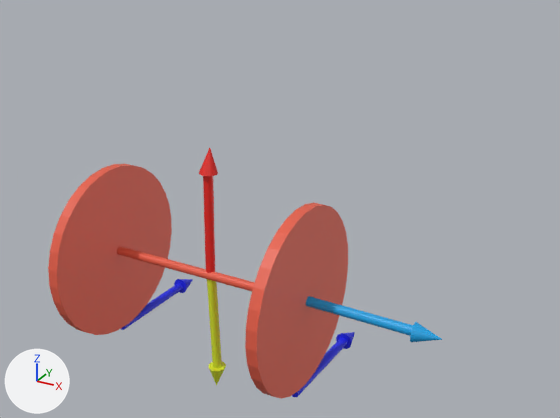
The glTF model public/ejeConVector.glb, before and after one commit.
Camera for both pictures: a 50 mm camera at (4.95, -10.29, 10.17) aimed at (-1.68, 1.77, 4.14). The lights are fixed; the arrows at lower left show +X, +Y and +Z. Where no turn or scale is listed for an object, it has been applied to the vertices.
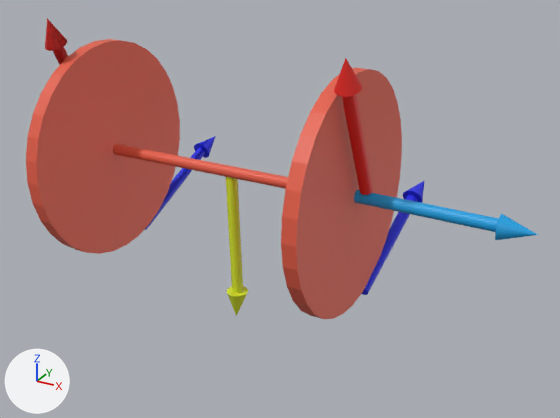
Where the change shows, as pixel boxes [x1, y1, x2, y2] in the pictures (560 x 418 px):
'Cylinder.001', moved: before [48, 164, 348, 399]; after [26, 39, 402, 319]
'Cylinder', moved: before [306, 296, 443, 342]; after [354, 190, 538, 240]
'Cylinder.002', moved: before [207, 279, 226, 385]; after [226, 177, 248, 316]
'Cylinder.011', added (red): after [334, 58, 373, 195]
'Cylinder.003', moved, turned: before [292, 332, 355, 397]; after [362, 181, 424, 295]
'Cylinder.004', moved, turned, rescaled: before [199, 148, 218, 273]; after [45, 18, 68, 63]
'Cylinder.005', moved, turned: before [121, 279, 193, 330]; after [145, 136, 216, 230]
'Cylinder.006', added: after [46, 19, 68, 65]
'Cylinder.007', added: after [161, 137, 214, 206]

Edits to the bpy script that builds the scene:
```text
Add mat_material_002:
    mat_material_002 = principled_material('Material.002')
    mat_material_002.base_color = (0.0131, 0.0198, 0.8)  # blue #1e26e7
Add mat_material_001:
    mat_material_001 = principled_material('Material.001')
    mat_material_001.base_color = (0.8, 0.0179, 0.0113)  # red #e7241c
Add me_cylinder_012:
    me_cylinder_012.from_pydata(...)  # 97 vertices, 186 faces; spans x -0.2..0.2, y -0.48..0.59, z -1.2..1.13
    me_cylinder_012.materials.append(mat_material_005)  # red #e7241c
Add me_cylinder_005:
    me_cylinder_005.from_pydata(...)  # 97 vertices, 186 faces; spans x -0.15..0.26, y -1.08..1.55, z -0.6..0.71
    me_cylinder_005.materials.append(mat_material_002)  # blue #1e26e7
Add me_cylinder_004:
    me_cylinder_004.from_pydata(...)  # 97 vertices, 186 faces; spans x -0.2..0.2, y -0.48..0.59, z -1.2..1.13
    me_cylinder_004.materials.append(mat_material_001)  # red #e7241c
Change ob_cylinder_001:
    ob_cylinder_001.location: (-3.6, 2.01, 2.09) -> (-1.91, 0.29, 5.38)
Change ob_cylinder:
    ob_cylinder.location: (-0.05, 2.02, 2.1) -> (1.64, 0.3, 5.39)
Change ob_cylinder_002:
    ob_cylinder_002.location: (-3.5, 2.05, 0.6) -> (-1.81, 0.33, 3.88)
Change ob_cylinder_004:
    ob_cylinder_004.location: (-3.58, 2.12, 3.55) -> (-4.75, -0.24, 6.76)
    ob_cylinder_004.rotation_euler: (-0.0487, -0.0156, 0.00888) -> (0.41, -0.0179, 0.00107)  # degrees (-2.8, -0.9, 0.5) -> degrees (23, -1, 0.1)
    ob_cylinder_004.scale: (1.04, 0.999, 1.16) -> (1.04, 0.975, 1.0)
Change ob_cylinder_005:
    ob_cylinder_005.location: (-6.17, 3.17, -0.02) -> (-4.48, 2.12, 3.93)
    ob_cylinder_005.rotation_euler: (-1.574, 0.00847, -0.0379) -> (-1.118, 0.0243, -0.0303)  # degrees (-90, 0.5, -2.2) -> degrees (-64, 1.4, -1.7)
Change ob_cylinder_003:
    ob_cylinder_003.location: (-1.25, 2.84, 0.0) -> (0.52, 1.86, 3.9)
    ob_cylinder_003.rotation_euler: (-1.574, 0.00847, -0.0379) -> (-1.118, 0.0243, -0.0303)  # degrees (-90, 0.5, -2.2) -> degrees (-64, 1.4, -1.7)
Add ob_cylinder_011:
    ob_cylinder_011 = bpy.data.objects.new('Cylinder.011', me_cylinder_012)
    ob_cylinder_011.location = (0.67, -0.23, 6.69)
Add ob_cylinder_007:
    ob_cylinder_007 = bpy.data.objects.new('Cylinder.007', me_cylinder_005)
    ob_cylinder_007.location = (-4.48, 2.12, 3.93)
Add ob_cylinder_006:
    ob_cylinder_006 = bpy.data.objects.new('Cylinder.006', me_cylinder_004)
    ob_cylinder_006.location = (-4.75, -0.24, 6.76)
```
